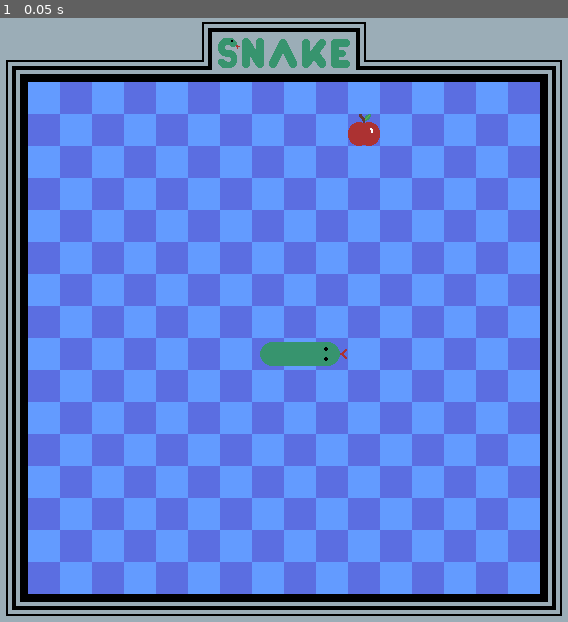
Above: before the commit, frame 1.
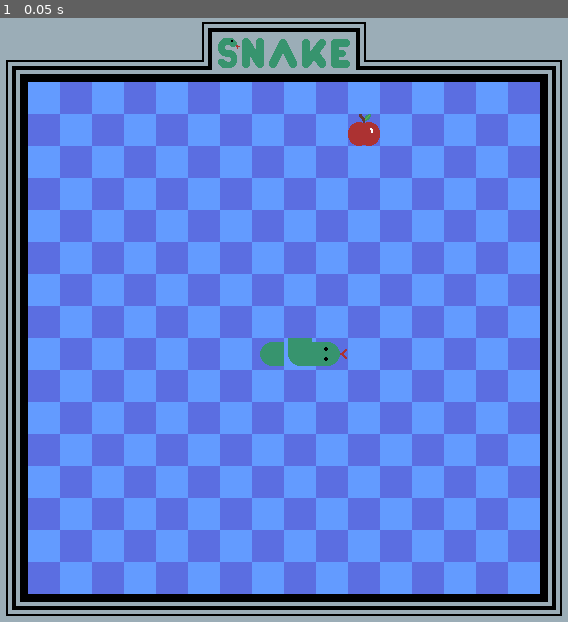
Above: after the commit, the same moment.

Repository: conor-wilson/snake
Game: Godot game, scene res://scenes/snake.tscn
Two runs of this game, one before a commit and one after it. Both use one fixed random seed, a clock stepped at 60 frames per second and the inputs below. This scene is started directly instead of the project's main scene.
Inputs:
- Up to frame 1 (0.05 s): no input

The runs differ from the first frame. In frame 1, less than 0.1% of the frame differs, in the area x 50-55%, y 52-58%.

Commit message:
Removed unnecessary set_straight_cell() and set_corner_cell() funcs

Diff:
--- a/scenes/snake.gd
+++ b/scenes/snake.gd
@@ -19,7 +19,7 @@
 
 	var len = snakeTiles.size()
 	for i in range(len-2):
-		set_body_cell(snakeTiles[i+1], Vector2.LEFT, Vector2.RIGHT)
+		set_body_cell(snakeTiles[i+1], Vector2.RIGHT, Vector2.UP)
 
 	set_tail_cell(snakeTiles[len-1], Vector2.RIGHT)
 
@@ -33,22 +33,26 @@
 func set_body_cell(coords: Vector2i, dir1: Vector2, dir2: Vector2):
 	var vSum = dir1+dir2
 
-	if vSum.length() != 0:
-		set_corner_cell(coords, dir1, dir2)
+	if vSum.length() == 0:
+		# The direction vectors are exactly opposite. This must be a straight body tile.
+		var altID = cardinal_to_alt_id(dir1)
+		set_cell(1, coords, 0, Vector2(4,0), (altID-1)%2+1)
 	else:
-		set_straight_cell(coords, dir1)
+		# The direction vectors are not opposite. This must be a corner body tile.
+		var altID = cardinal_to_corner_alt_id(vSum)
+		set_cell(1, coords, 0, Vector2(5,0), altID)
 
-
-# TODO: Descriptor
-func set_straight_cell(coords: Vector2i, direction: Vector2):
-	var altID = cardinal_to_alt_id(direction)
-	set_cell(1, coords, 0, Vector2(4,0), (altID-1)%2+1)
-
-
-# TODO: Descriptor
-func set_corner_cell(coords: Vector2i, dir1: Vector2, dir2: Vector2):
-	var altID = cardinal_to_corner_alt_id(dir1+dir2)
-	set_cell(1, coords, 0, Vector2(5,0), altID)
+#
+## TODO: Descriptor
+#func set_straight_cell(coords: Vector2i, direction: Vector2):
+	#var altID = cardinal_to_alt_id(direction)
+	#set_cell(1, coords, 0, Vector2(4,0), (altID-1)%2+1)
+#
+#
+## TODO: Descriptor
+#func set_corner_cell(coords: Vector2i, dir1: Vector2, dir2: Vector2):
+	#var altID = cardinal_to_corner_alt_id(dir1+dir2)
+	#set_cell(1, coords, 0, Vector2(5,0), altID)
 
 
 # TODO: Descriptor
